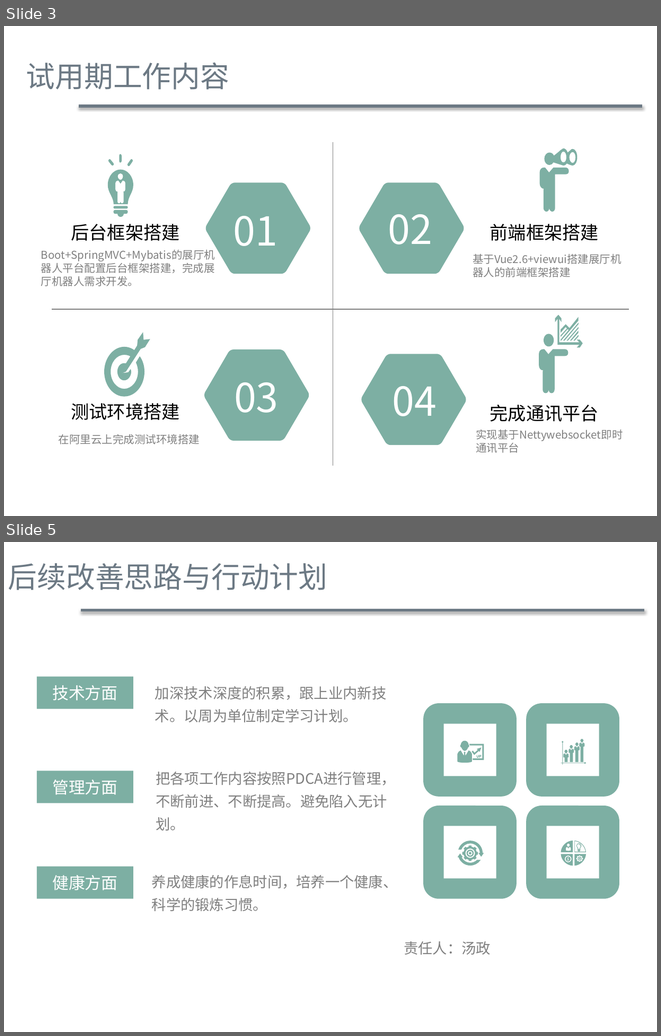
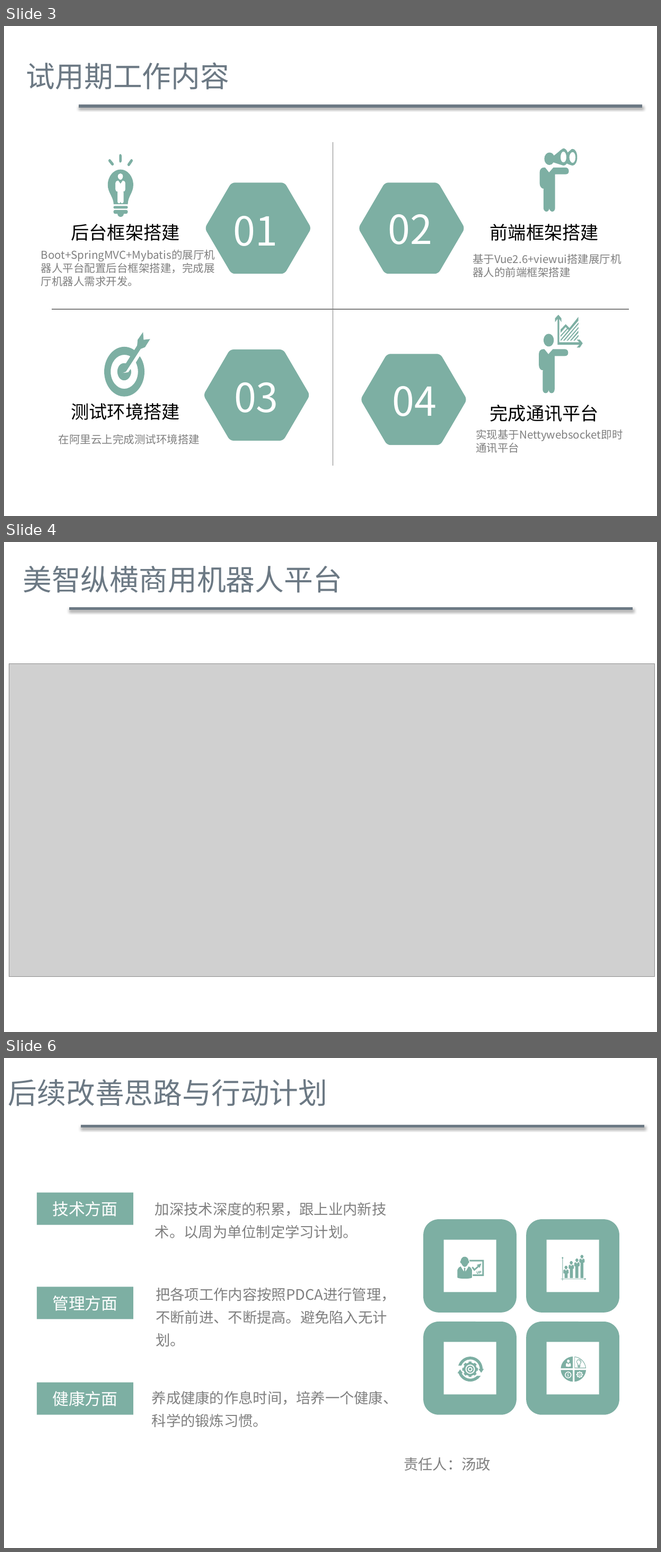
Before and after one commit to NicoleZhang717/files, a slide deck: 11+汤政（修改）.pptx. Shown one above the other, each under a label of ours: slides 3 and 5 before the commit, slides 3, 4 and 6 after it; the slides between them are not shown. The pictures are 661x1036 and 661x1552 pixels, drawn with LibreOffice and Linux fonts; fonts in the diff are those of the drawing; grey boxes stand for pictures; background and template pictures are left out. Boxes give left, top, right and bottom in pixels: in the first picture for what was removed or moved away, otherwise in the second. Text is boxed around its words. In the diff, an @@ line names an element or a change of style, - is before the commit and + after.

```diff
--- a/11+汤政（修改）.pptx
+++ b/11+汤政（修改）.pptx
@@ slide 4 added at bbox=[4, 542, 657, 1032], background #FFFFFF @@
@@ text added at bbox=[23, 566, 342, 593], 32 pt, text #6C7984 @@
+美智纵横商用机器人平台
@@ line added from (69, 609) to (633, 609), #6C7984 3 pt @@
@@ picture added at bbox=[9, 663, 654, 976] @@
@@ what was slide 5 is now slide 6 @@
```
Also in this commit, not shown: 2 slides changed.
